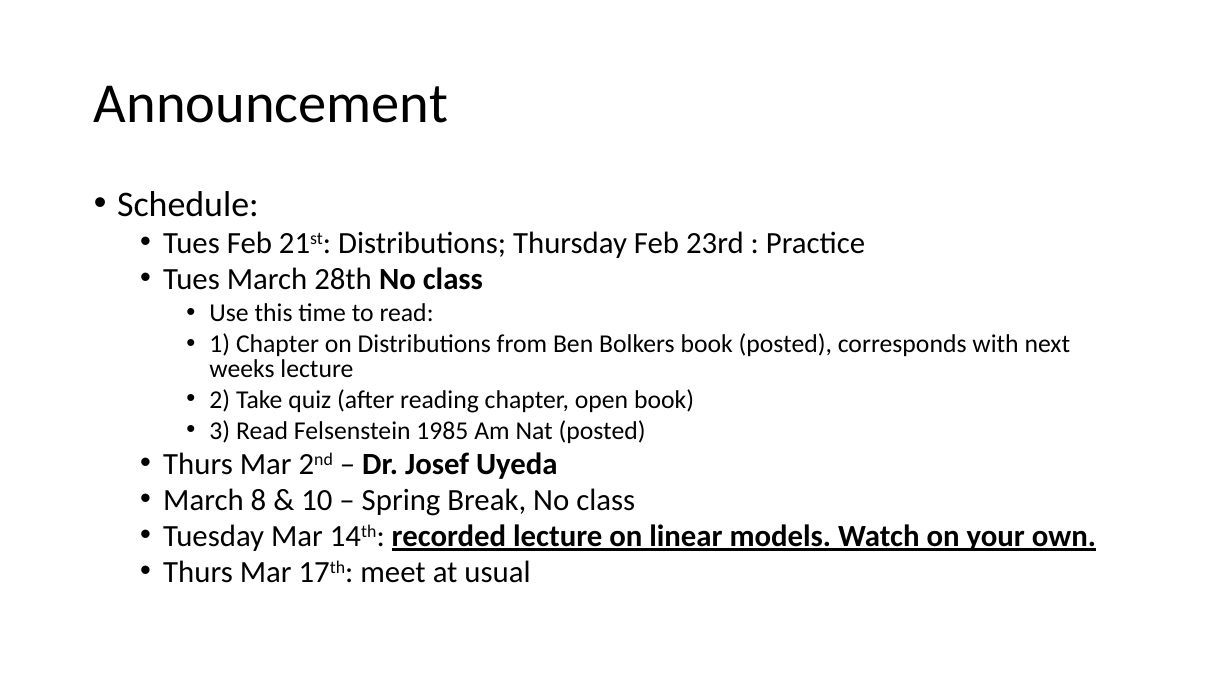
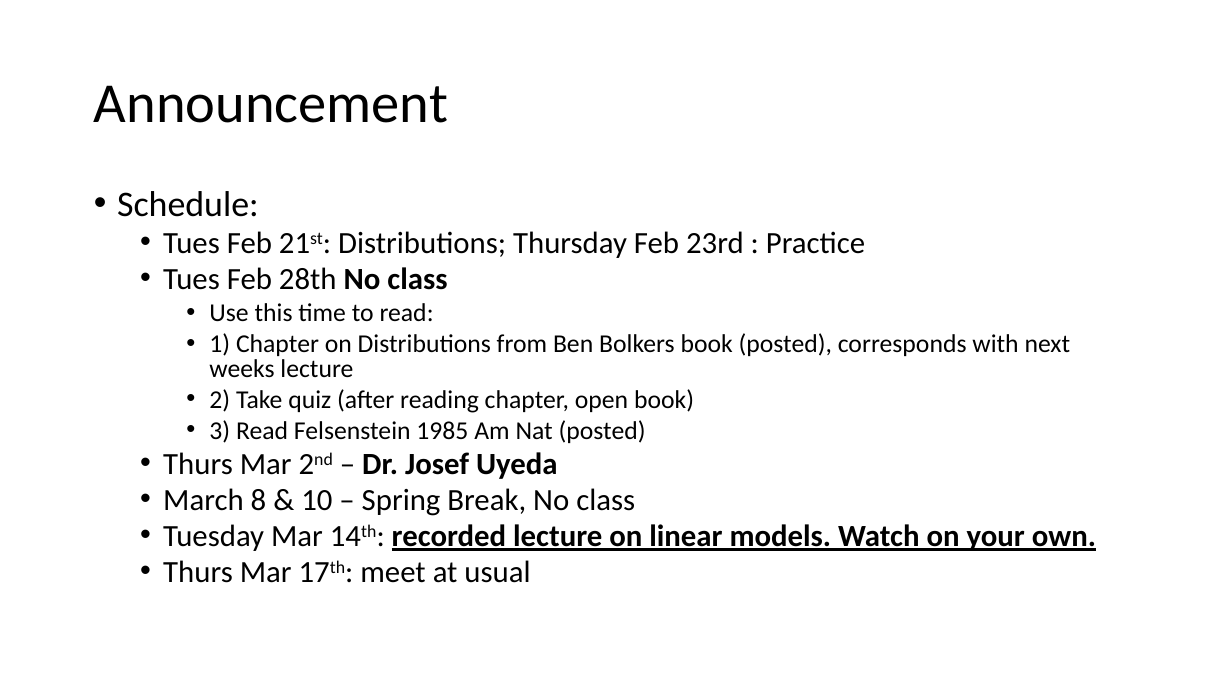
Before and after one commit to VTQuantMethodsEEB/klangwig, a slide deck: slide 2 of lectures/week_5_tests/le_5_tests.pptx. Drawn at 1232x693 pixels with LibreOffice and Linux fonts; fonts in the diff are those of the drawing. Boxes give left, top, right and bottom in pixels: in the first picture for what was removed or moved away, otherwise in the second. Text is boxed around its words. In the diff, an @@ line names an element or a change of style, - is before the commit and + after.

```diff
--- a/lectures/week_5_tests/le_5_tests.pptx
+++ b/lectures/week_5_tests/le_5_tests.pptx
@@ text at (163, 267, 447, 290): text changed @@
-  • Tues March 28th No class
+  • Tues Feb 28th No class
```
Also in this commit, not shown: 2 other files.
